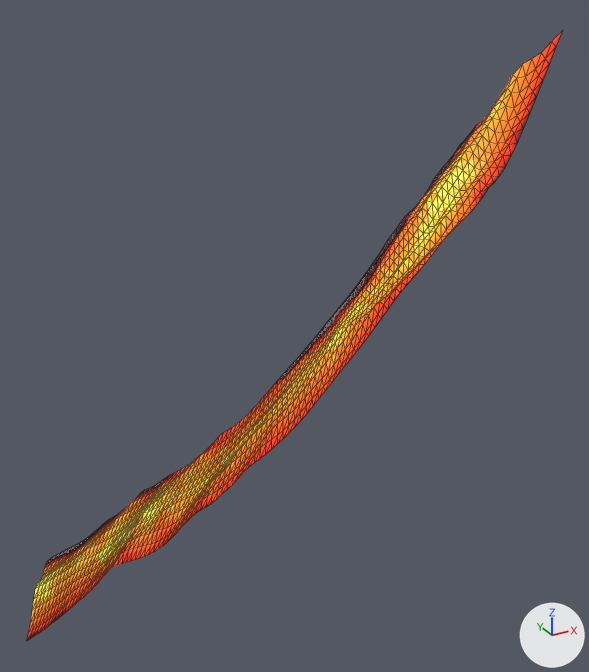
One commit to the glTF model flow_0_2.glb: the scene before it, then after it.
Rendered twice from a 50 mm lens placed at (-65.4, -5.3, 52.3), pointed at (-50.8, 21.3, 39.0). Lighting does not change. The marker at lower right points along +X, +Y and +Z. The older version comes first. Mesh edges are drawn as thin lines.

The older version as bpy lines, for what is in view:
```python
mat_material_0 = bpy.data.materials.new('Material_0')
mat_material_0.use_nodes = True; mat_material_0.node_tree.nodes.clear()
_N = mat_material_0.node_tree.nodes; _L = mat_material_0.node_tree.links
n0 = _N.new('ShaderNodeBsdfPrincipled'); n0.name = 'Principled BSDF'
n0.inputs[2].default_value = 0.55  # 'Roughness'
n0.inputs[28].default_value = 2.6  # 'Emission Strength'
n1 = _N.new('ShaderNodeOutputMaterial'); n1.name = 'Material Output'
n2 = _N.new('ShaderNodeTexImage'); n2.name = 'Image Texture'
n2.image = img_image_0
n3 = _N.new('ShaderNodeVertexColor'); n3.name = 'Color Attribute'
_L.new(n0.outputs[0], n1.inputs[0])  # 'BSDF' to 'Surface'
_L.new(n2.outputs[0], n0.inputs[27])  # 'Color' to 'Emission Color'
_L.new(n3.outputs[0], n0.inputs[0])  # 'Color' to 'Base Color'
me_mesh_0 = bpy.data.meshes.new('Mesh_0')
me_mesh_0.from_pydata(...)  # 1155 vertices, 2080 faces; spans x -62.4..-43.3, y 16.1..27.7, z 25.2..50.6
me_mesh_0.materials.append(mat_material_0)
ob_mesh_0 = bpy.data.objects.new('Mesh_0', me_mesh_0)
ob_mesh_0.location = (0.0, 0.0, 0.0)
```
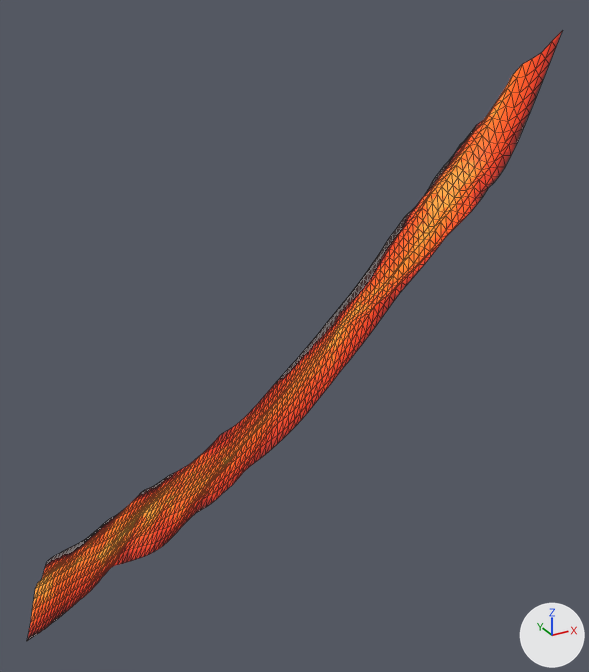
The change, as a list of edits to the scene's bpy script:
```text
Change mat_material_0:
    where n0 = _N.new('ShaderNodeBsdfPrincipled'); n0.name = 'Principled BSDF'
    n0.inputs[28].default_value: 2.6 -> 1.0  # 'Emission Strength'
```

Location of each change, (x1, y1, x2, y2) in pixels of the pictures (589 x 672 px):
'Mesh_0', surface changed: (27, 31, 562, 641) in both
